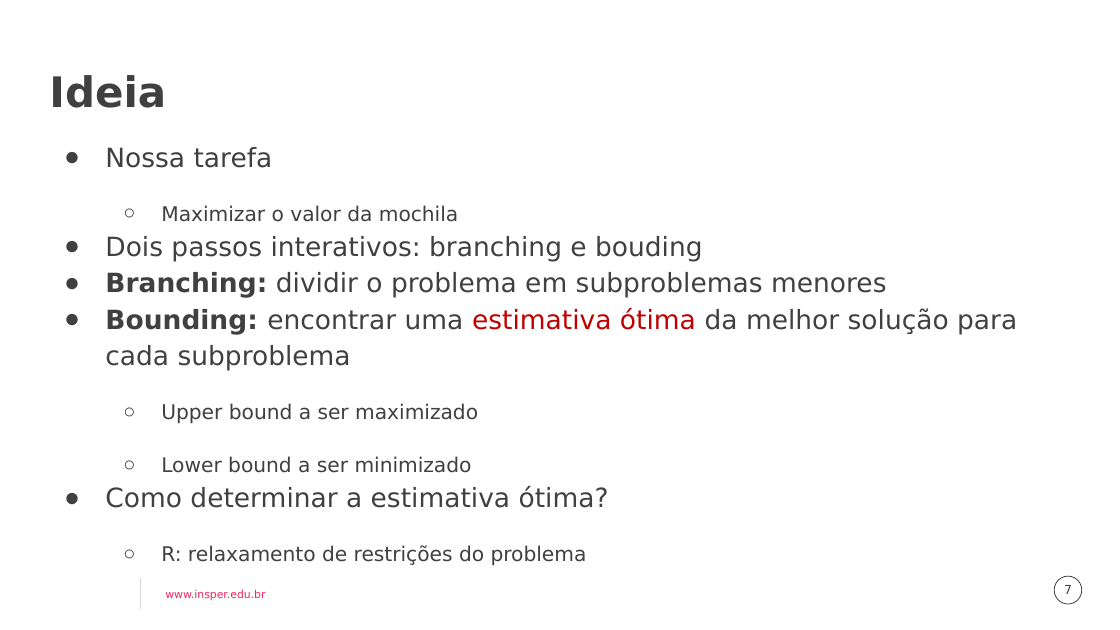
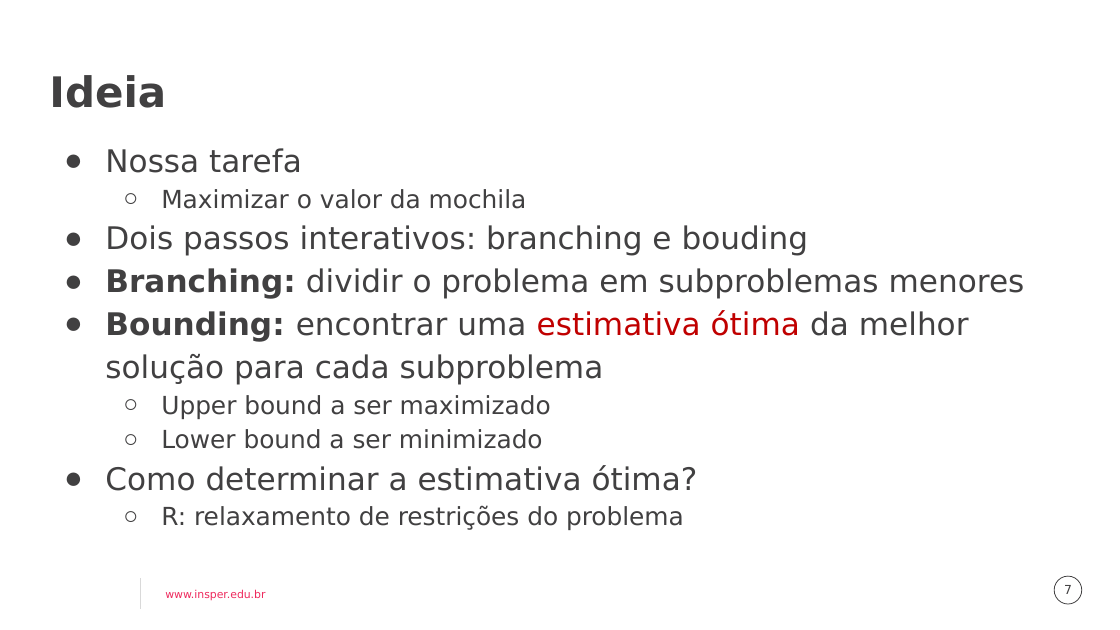
Before and after one commit to lucacm/supercomp, a slide deck: slide 7 of material/aulas/11-branch-and-bound/slides.pptx. Drawn at 1120x630 pixels with LibreOffice and Linux fonts; fonts in the diff are those of the drawing; background and template pictures are left out. Boxes give left, top, right and bottom in pixels: in the first picture for what was removed or moved away, otherwise in the second. Text is boxed around its words. In the diff, an @@ line names an element or a change of style, - is before the commit and + after.

```diff
--- a/material/aulas/11-branch-and-bound/slides.pptx
+++ b/material/aulas/11-branch-and-bound/slides.pptx
@@ text "Nossa tarefa" at bbox=[105, 148, 1025, 530]: size 17 to 20 pt in "Nossa tarefa", "Dois passos interativos: branching e bouding", "Branching: dividir o problema em subproblemas menores", "Bounding: encontrar uma estimativa ótima da melhor ..." and 1 more places; size 13 to 16 pt in "Maximizar o valor da mochila", "Upper bound a ser maximizado", "Lower bound a ser minimizado", "R: relaxamento de restrições do problema"; less space between paragraphs @@
```
Also in this commit, not shown: 2 other slides changed, 10 other files.
